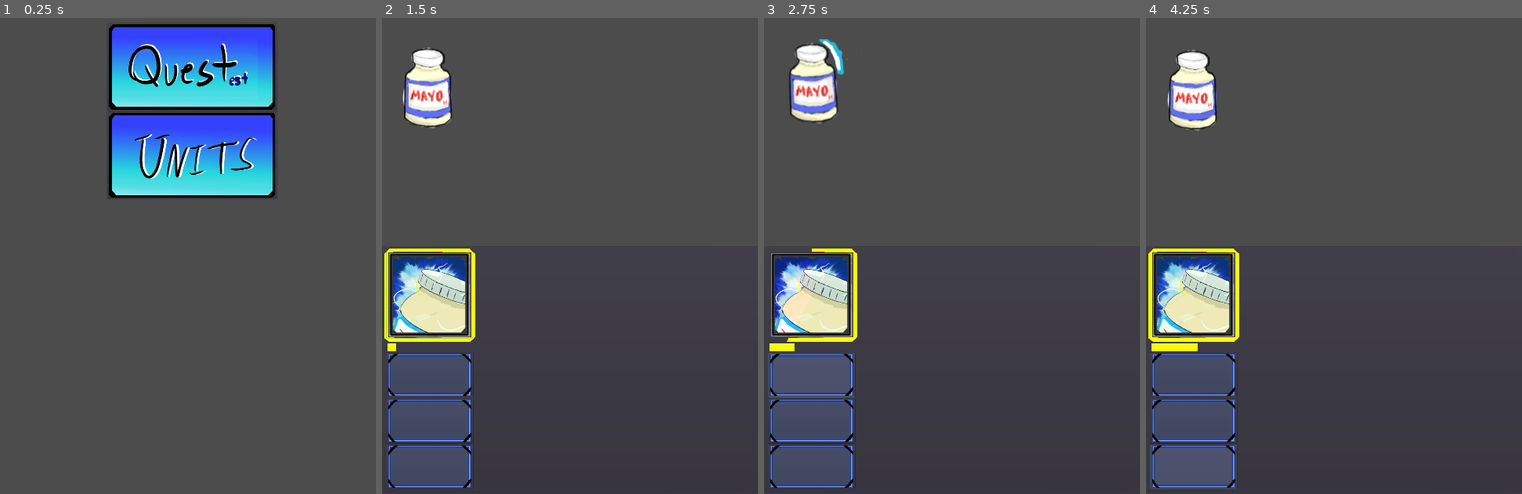
Above: before the commit, frames 1-4 (left to right).
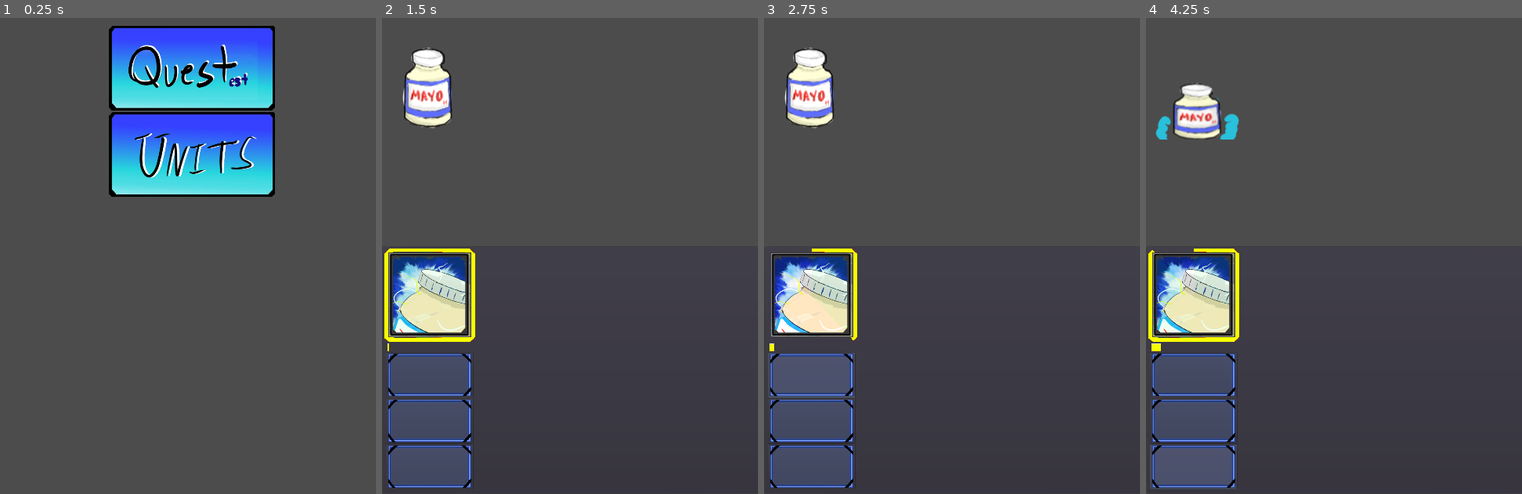
Above: after the commit, the same moments.

Repository: jafetal/Godot-gacha
Game: Godot game, scene res://scenes/Main.tscn
Two runs of this game, one before a commit and one after it. Both use one fixed random seed, a clock stepped at 60 frames per second and the inputs below.
Inputs (mouse positions are in pixels of both pictures, inside the frame that each line leads up to; where the layout moved, square brackets give the same spot in the first picture):
- Up to frame 1 (0.25 s): no input
- Up to frame 2 (1.5 s): click (573, 70) [573, 65] at 0.5 s; click (430, 294) at 1.25 s
- Up to frame 3 (2.75 s): click (812, 375) at 2 s
- Up to frame 4 (4.25 s): click (1194, 422) at 2.75 s; click (1194, 465) at 3.5 s

The runs differ from the first frame. In frame 1, 1.8% of the frame differs, in the area x 28-74%, y 1-38%; in frame 2, 0.1%; in frame 3, 2.1%; in frame 4, 2.5%, in the area x 1-25%, y 6-71%.

Commit message:
Se agregaron los menus de seleccion de party asi como una mejor distribucion de datos de las unidades para cuando posteriormente se agrege el acceso a base de datos

Diff:
--- a/project.godot
+++ b/project.godot
@@ -22,6 +22,8 @@
 [autoload]
 
 SceneSwitcher="*res://scripts/scene_switcher.gd"
+dUnits="*res://scripts/default_units.gd"
+PlayerProgress="*res://scripts/Player_progress.gd"
 
 [display]
 
--- a/scenes/GUI/InGgui.gd
+++ b/scenes/GUI/InGgui.gd
@@ -7,22 +7,13 @@
 var listo1 = 0
 var skillCT1 = 100
 var u1Atacking = false
+onready var unit1d = dUnits.getUnit1()
 
 onready var elements = {
 	"u1": $Units/unit,
 	"u1SkillRt": $Control/PanelContainer/HBoxContainer/ControlUnit1/TimersSkill/skillRt,
 	"u1ArtsCounter": $Control/PanelContainer/HBoxContainer/ControlUnit1/ArtsCounter1
 	}
-
-onready var unit1d = {
-	"img": load("res://Sprites/Units_il/Mayo/Mayo.png"),
-	"imgAwk": load("res://Sprites/Units_il/Mayo/Mayo_awk.png"),
-	"AnimTree": load("res://Sprites/Characters/Mayo/Animaciones.tres"),
-	"atk": 0,
-	"def": 0,
-	"hp": 0,
-	"speed": 0
-}
 
 # Called when the node enters the scene tree for the first time.
 func _ready():
@@ -39,6 +30,9 @@
 	if(slot==1):
 		$Control/PanelContainer/HBoxContainer/ControlUnit1/HBoxContainer/VBoxContainer/Personaje/perfil.texture = perfil
 		elements["u1"].set_data(animations,illus)
+		var T_atk = $Control/PanelContainer/HBoxContainer/ControlUnit1/Unit1Atack_timer
+		T_atk.wait_time = unit1d["atk_speed"]
+		T_atk.start()
 
 
 func selectMovement(cskillRT,timerArts,unit,perfil,perfilawk):
@@ -80,7 +74,7 @@
 	$Control/PanelContainer.rect_position = pos
 
 func callSkill(unit, tskillCT, skillrt):
-	if(skillCT1==100 and !u1Atacking):
+	if(skillCT1>=100 and !u1Atacking):
 		unit.skill()
 		playsSound(load("res://sound/skill.wav"))
 		tskillCT.start()
@@ -98,18 +92,19 @@
 	selectMovement(elements["u1SkillRt"],elements["u1ArtsCounter"],elements["u1"],unit1d["img"],unit1d["imgAwk"])
 func _on_skillCT_timeout():#Recarga de skill
 	if(skillCT1<100):
-		skillCT1+=2.5
+		skillCT1 += (5 / float(unit1d["skillCool"]))
 	$Control/PanelContainer/HBoxContainer/ControlUnit1/HBoxContainer/VBoxContainer/Personaje/skill.value = skillCT1
 func _on_skillRt_timeout():#Despues de un retraso se activa la skill
 	callSkill(elements["u1"],$Control/PanelContainer/HBoxContainer/ControlUnit1/TimersSkill/skillCT,$Control/PanelContainer/HBoxContainer/ControlUnit1/TimersSkill/skillRt)
 func _on_Unit1Atack_timer_timeout():#Ataque continuo
 	elements["u1"].attack()
+	print("atacando")
 func _on_unit_acabo():#unidad 1 termino de hacer sus arts
 	u1Atacking = false
 
 
 func _on_Gauge_test_timeout():
-	$Control/PanelContainer/HBoxContainer/ControlUnit1/HBoxContainer/VBoxContainer/Gauge/Arts.value += 5
+	$Control/PanelContainer/HBoxContainer/ControlUnit1/HBoxContainer/VBoxContainer/Gauge/Arts.value += 1
 
 func _on_ArtsCounter1_timeout():
 	if(listo1>0):
--- a/scenes/GUI/InGgui.tscn
+++ b/scenes/GUI/InGgui.tscn
@@ -103,13 +103,12 @@
 texture_progress = ExtResource( 5 )
 fill_mode = 4
 
-[node name="Button" type="Button" parent="Control/PanelContainer/HBoxContainer/ControlUnit1/HBoxContainer/VBoxContainer/Personaje"]
-margin_left = 6.0
-margin_top = 9.0
-margin_right = 274.0
-margin_bottom = 271.0
-icon = ExtResource( 1 )
-flat = true
+[node name="Button" type="TextureButton" parent="Control/PanelContainer/HBoxContainer/ControlUnit1/HBoxContainer/VBoxContainer/Personaje"]
+margin_left = 12.0
+margin_top = 12.0
+margin_right = 268.0
+margin_bottom = 268.0
+texture_normal = ExtResource( 1 )
 
 [node name="Gauge" type="CenterContainer" parent="Control/PanelContainer/HBoxContainer/ControlUnit1/HBoxContainer/VBoxContainer"]
 margin_top = 285.0
@@ -162,8 +161,6 @@
 margin_bottom = 732.0
 
 [node name="Unit1Atack_timer" type="Timer" parent="Control/PanelContainer/HBoxContainer/ControlUnit1"]
-wait_time = 2.0
-autostart = true
 
 [node name="ArtsCounter1" type="Timer" parent="Control/PanelContainer/HBoxContainer/ControlUnit1"]
 wait_time = 0.7
@@ -175,6 +172,7 @@
 [node name="TimersSkill" type="Node" parent="Control/PanelContainer/HBoxContainer/ControlUnit1"]
 
 [node name="skillCT" type="Timer" parent="Control/PanelContainer/HBoxContainer/ControlUnit1/TimersSkill"]
+pause_mode = 1
 wait_time = 0.05
 
 [node name="skillRt" type="Timer" parent="Control/PanelContainer/HBoxContainer/ControlUnit1/TimersSkill"]
--- a/scenes/Main.gd
+++ b/scenes/Main.gd
@@ -17,4 +17,4 @@
 
 
 func _on_units_button_down():
-	SceneSwitcher.change_scene("res://scenes/Menus/Party.tscn", {"location":"Nivel1","nivel":2})
+	SceneSwitcher.change_scene("res://scenes/Menus/PartyEdit/PartySelect.tscn", {"location":"Nivel1","nivel":2})
--- a/scenes/Main.tscn
+++ b/scenes/Main.tscn
@@ -15,18 +15,20 @@
 }
 
 [node name="VBoxContainer" type="VBoxContainer" parent="CenterContainer"]
-margin_right = 524.0
-margin_bottom = 528.0
+margin_left = 6.0
+margin_top = 6.0
+margin_right = 518.0
+margin_bottom = 522.0
 
-[node name="quest" type="Button" parent="CenterContainer/VBoxContainer"]
-margin_right = 524.0
-margin_bottom = 262.0
-icon = ExtResource( 2 )
+[node name="quest" type="TextureButton" parent="CenterContainer/VBoxContainer"]
+margin_right = 512.0
+margin_bottom = 256.0
+texture_normal = ExtResource( 2 )
 
-[node name="units" type="Button" parent="CenterContainer/VBoxContainer"]
-margin_top = 266.0
-margin_right = 524.0
-margin_bottom = 528.0
-icon = ExtResource( 1 )
+[node name="units" type="TextureButton" parent="CenterContainer/VBoxContainer"]
+margin_top = 260.0
+margin_right = 512.0
+margin_bottom = 516.0
+texture_normal = ExtResource( 1 )
 [connection signal="button_down" from="CenterContainer/VBoxContainer/quest" to="." method="_on_quest_button_down"]
 [connection signal="button_down" from="CenterContainer/VBoxContainer/units" to="." method="_on_units_button_down"]
--- a/scenes/Menus/Party.tscn
+++ /dev/null
@@ -1,32 +0,0 @@
-[gd_scene load_steps=2 format=2]
-
-[ext_resource path="res://Sprites/GUI/marcoPersonaje.png" type="Texture" id=1]
-
-[node name="Node" type="Node"]
-
-[node name="CenterContainer" type="CenterContainer" parent="."]
-anchor_right = 1.0
-anchor_bottom = 1.0
-__meta__ = {
-"_edit_use_anchors_": false
-}
-
-[node name="VBoxContainer" type="VBoxContainer" parent="CenterContainer"]
-margin_top = 232.0
-margin_right = 516.0
-margin_bottom = 488.0
-
-[node name="HBoxContainer" type="HBoxContainer" parent="CenterContainer/VBoxContainer"]
-margin_right = 516.0
-margin_bottom = 256.0
-
-[node name="TextureRect" type="TextureRect" parent="CenterContainer/VBoxContainer/HBoxContainer"]
-margin_right = 256.0
-margin_bottom = 256.0
-texture = ExtResource( 1 )
-
-[node name="TextureRect2" type="TextureRect" parent="CenterContainer/VBoxContainer/HBoxContainer"]
-margin_left = 260.0
-margin_right = 516.0
-margin_bottom = 256.0
-texture = ExtResource( 1 )
--- /dev/null
+++ b/scenes/Menus/PartyEdit/PartySelect.gd
@@ -0,0 +1,8 @@
+extends Node
+
+func _ready():
+	pass
+
+
+func _on_TextureButton_button_down():
+		SceneSwitcher.change_scene("res://scenes/Menus/PartyEdit/UnitList/Party.tscn", {"location":"Nivel1","nivel":2})
--- /dev/null
+++ b/scenes/Menus/PartyEdit/PartySelect.tscn
@@ -0,0 +1,47 @@
+[gd_scene load_steps=4 format=2]
+
+[ext_resource path="res://Sprites/Characters/Mayo/Animaciones.tres" type="SpriteFrames" id=1]
+[ext_resource path="res://Sprites/GUI/PartyMenu/BaseSelectP.png" type="Texture" id=2]
+[ext_resource path="res://scenes/Menus/PartyEdit/PartySelect.gd" type="Script" id=3]
+
+[node name="Party" type="Node"]
+script = ExtResource( 3 )
+
+[node name="Buttons" type="Control" parent="."]
+anchor_right = 1.0
+anchor_bottom = 1.0
+__meta__ = {
+"_edit_use_anchors_": false
+}
+
+[node name="VBoxContainer" type="VBoxContainer" parent="Buttons"]
+anchor_right = 1.0
+__meta__ = {
+"_edit_use_anchors_": false
+}
+
+[node name="CenterContainer" type="CenterContainer" parent="Buttons/VBoxContainer"]
+margin_right = 480.0
+margin_bottom = 64.0
+
+[node name="HBoxContainer" type="HBoxContainer" parent="Buttons/VBoxContainer/CenterContainer"]
+margin_left = 195.0
+margin_right = 285.0
+margin_bottom = 64.0
+
+[node name="TextureButton" type="TextureButton" parent="Buttons/VBoxContainer/CenterContainer/HBoxContainer"]
+margin_right = 90.0
+margin_bottom = 64.0
+texture_normal = ExtResource( 2 )
+__meta__ = {
+"_edit_use_anchors_": false
+}
+
+[node name="UnitSlot1" type="AnimatedSprite" parent="Buttons/VBoxContainer/CenterContainer/HBoxContainer/TextureButton"]
+position = Vector2( 44.1764, 19.0199 )
+scale = Vector2( 0.6, 0.6 )
+frames = ExtResource( 1 )
+animation = "idle"
+frame = 1
+playing = true
+[connection signal="button_down" from="Buttons/VBoxContainer/CenterContainer/HBoxContainer/TextureButton" to="." method="_on_TextureButton_button_down"]
--- /dev/null
+++ b/scenes/Menus/PartyEdit/UnitList/Party.gd
@@ -0,0 +1,23 @@
+extends Node
+const box = preload("res://scenes/Menus/PartyEdit/UnitList/unitMark.tscn")
+func _ready():
+	loadUnits()
+
+func loadUnits():
+	var Horizontal = HBoxContainer.new()
+	var i = 1
+	var Un = PlayerProgress.desbloquedas
+	var unitTemp = box.instance()
+	unitTemp.setUnit(dUnits.UnitList["0"]["img"],true)
+	Horizontal.add_child(unitTemp)
+	for u in Un:
+		unitTemp = box.instance()
+		unitTemp.setUnit(dUnits.UnitList[u]["img"],false)
+		Horizontal.add_child(unitTemp)
+		i = i+1
+		if(i%5==0 or i==len(Un)):
+			$UnitsList/vertical/CenterContainer/VBoxContainer.add_child(Horizontal)
+			print("horizontal insertado")
+			Horizontal = HBoxContainer.new()
+	print("longitud",len(Un)+1)
+	print("i",i)
--- /dev/null
+++ b/scenes/Menus/PartyEdit/UnitList/Party.tscn
@@ -0,0 +1,26 @@
+[gd_scene load_steps=2 format=2]
+
+[ext_resource path="res://scenes/Menus/PartyEdit/UnitList/Party.gd" type="Script" id=1]
+
+[node name="Node" type="Node"]
+script = ExtResource( 1 )
+
+[node name="UnitsList" type="PanelContainer" parent="."]
+anchor_right = 1.0
+anchor_bottom = 1.0
+__meta__ = {
+"_edit_use_anchors_": false
+}
+
+[node name="vertical" type="VBoxContainer" parent="UnitsList"]
+margin_left = 7.0
+margin_top = 7.0
+margin_right = 473.0
+margin_bottom = 713.0
+
+[node name="CenterContainer" type="CenterContainer" parent="UnitsList/vertical"]
+margin_right = 466.0
+
+[node name="VBoxContainer" type="VBoxContainer" parent="UnitsList/vertical/CenterContainer"]
+margin_left = 233.0
+margin_right = 233.0
--- /dev/null
+++ b/scenes/Menus/PartyEdit/UnitList/unitMark.gd
@@ -0,0 +1,15 @@
+extends CenterContainer
+signal click
+func _ready():
+
+	pass
+
+func setUnit(illus,nothing):
+	#$btn.rect_scale = Vector2(0.5,0.5)
+	if(!nothing):
+		var perfil = AtlasTexture.new()
+		perfil.set_atlas(illus)
+		perfil.set_region(Rect2(120, 0, 250, 250))
+		$panel/UnitImg.texture = perfil
+	else:
+		$panel/UnitImg.texture = illus
--- /dev/null
+++ b/scenes/Menus/PartyEdit/UnitList/unitMark.tscn
@@ -0,0 +1,38 @@
+[gd_scene load_steps=4 format=2]
+
+[ext_resource path="res://Sprites/GUI/PartyMenu/mP.png" type="Texture" id=1]
+[ext_resource path="res://Sprites/Characters/base.png" type="Texture" id=2]
+[ext_resource path="res://scenes/Menus/PartyEdit/UnitList/unitMark.gd" type="Script" id=3]
+
+[node name="Box" type="CenterContainer"]
+margin_right = 64.0
+margin_bottom = 64.0
+script = ExtResource( 3 )
+__meta__ = {
+"_edit_use_anchors_": false
+}
+
+[node name="panel" type="PanelContainer" parent="."]
+margin_right = 78.0
+margin_bottom = 78.0
+
+[node name="btn" type="TextureButton" parent="panel"]
+margin_left = 7.0
+margin_top = 7.0
+margin_right = 71.0
+margin_bottom = 71.0
+texture_normal = ExtResource( 1 )
+__meta__ = {
+"_edit_use_anchors_": false
+}
+
+[node name="UnitImg" type="TextureRect" parent="panel"]
+margin_left = 7.0
+margin_top = 7.0
+margin_right = 71.0
+margin_bottom = 71.0
+texture = ExtResource( 2 )
+expand = true
+__meta__ = {
+"_edit_use_anchors_": false
+}
--- /dev/null
+++ b/scripts/Player_progress.gd
@@ -0,0 +1,5 @@
+extends Node
+onready var desbloquedas = ["1","1","1","1","1","1","1","1"]
+onready var selectedUnits = ["1","1","1","1"]
+func _ready():
+	pass # Replace with function body.
--- /dev/null
+++ b/scripts/default_units.gd
@@ -0,0 +1,25 @@
+extends Node
+
+onready var unit1d = {
+	"img": load("res://Sprites/Units_il/Mayo/Mayo.png"),
+	"imgAwk": load("res://Sprites/Units_il/Mayo/Mayo_awk.png"),
+	"AnimTree": load("res://Sprites/Characters/Mayo/Animaciones.tres"),
+	"atk": 0,
+	"def": 0,
+	"hp": 0,
+	"atk_speed": 3,
+	"skillCool": 3,
+}
+onready var nothing= {
+	"img": load("res://Sprites/Characters/noUnit.png")
+}
+
+onready var UnitList = {"0": nothing,
+						"1": unit1d}
+func getUnit1():
+	return unit1d
+
+
+# Called every frame. 'delta' is the elapsed time since the previous frame.
+#func _process(delta):
+#	pass
Binary file added: Sprites/Characters/noUnit.png
Not shown, added: Sprites/Characters/noUnit.png.import
Binary file added: Sprites/GUI/PartyMenu/BaseSelectP.png
Not shown, added: Sprites/GUI/PartyMenu/BaseSelectP.png.import
Binary file added: Sprites/GUI/PartyMenu/mP.png
Not shown, added: Sprites/GUI/PartyMenu/mP.png.import
Not shown, added: Sprites/GUI/PartyMenu/BaseSelectP.png~
